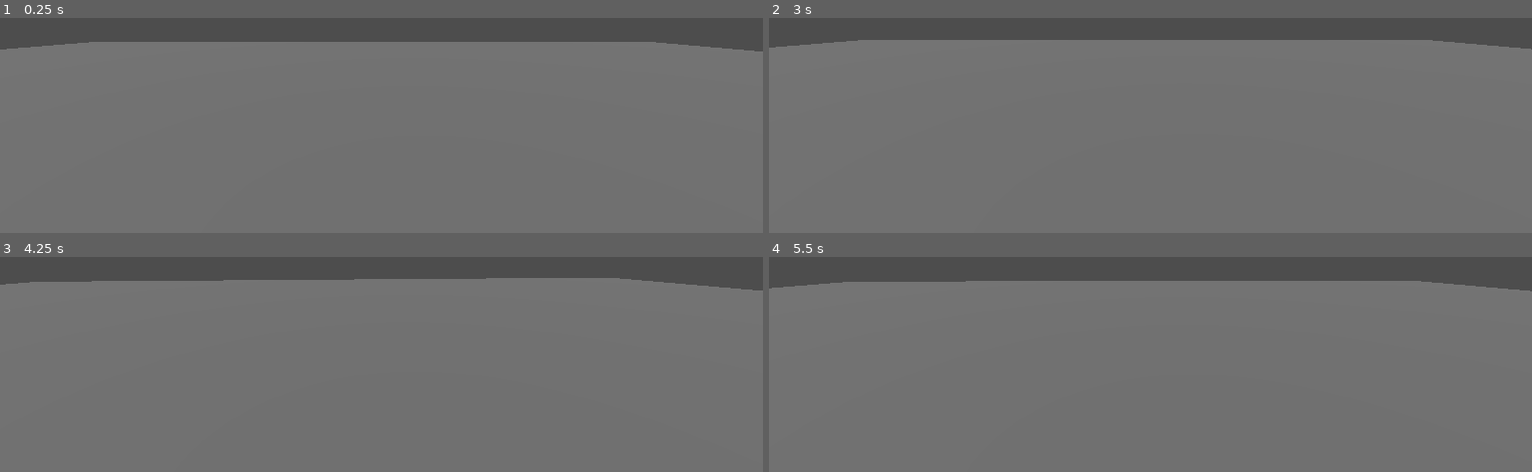
Above: before the commit, frames 1-4 (two rows, left to right).
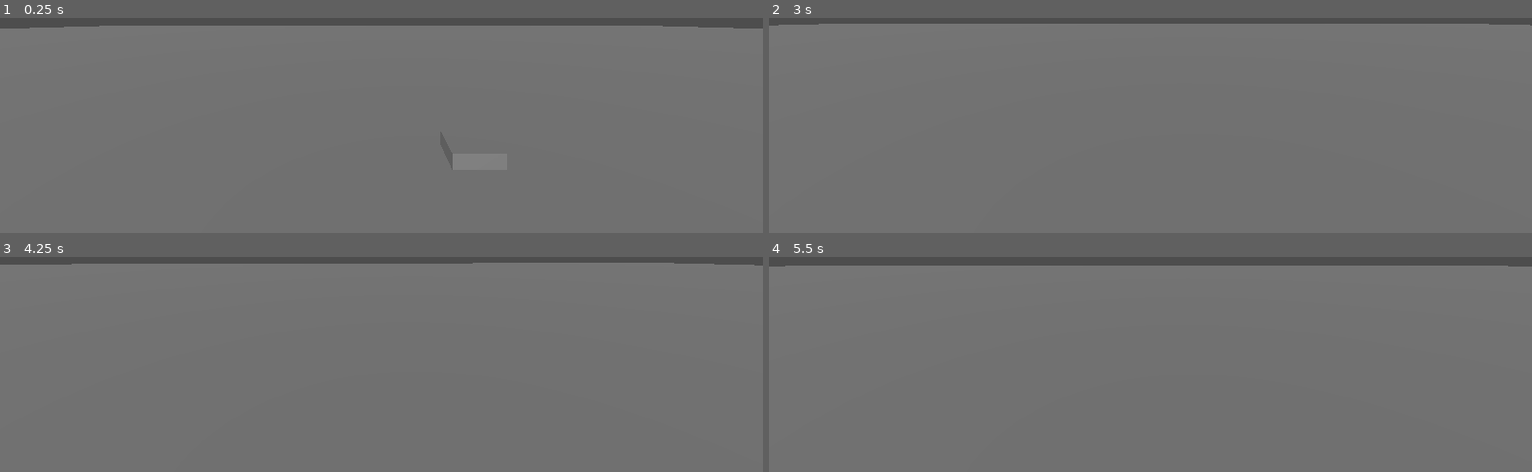
Above: after the commit, the same moments.

Repository: Votline/Run_Away
Game: Godot game, scene res://Scenes/main.tscn
Two runs of this game, one before a commit and one after it. Both use one fixed random seed, a clock stepped at 60 frames per second and the inputs below.
Inputs (mouse positions are in pixels of both pictures, inside the frame that each line leads up to):
- Up to frame 1 (0.25 s): no input
- Up to frame 2 (3 s): tap Enter at 0.5, 2.75 s; move the mouse to (outside the picture) at 0.52 s; hold Ctrl (crouch) 0.53-1.28 s; hold W (move_forward) from 0.53 s (still down); tap Shift (run) at 0.8, 1.35, 2.3, 2.85 s; move the mouse to (1112, 20) at 1.27 s; tap Ctrl (crouch) at 1.55 s; tap Space at 2 s; move the mouse to (outside the picture) at 2.02 s; hold Ctrl (crouch) 2.03-2.78 s; move the mouse to (1142, 24) at 2.77 s
- Up to frame 3 (4.25 s): keep holding W (move_forward); tap Ctrl (crouch) at 3.05 s; tap Space at 3.5 s; move the mouse to (434, 263) at 3.52 s; hold Ctrl (crouch) from 3.53 s (still down); tap Shift (run) at 3.8 s
- Up to frame 4 (5.5 s): keep holding W (move_forward); tap Enter at 4.25 s; move the mouse to (outside the picture) at 4.27 s; release Ctrl (crouch) at 4.28 s; tap Shift (run) at 4.35, 5.3 s; tap Ctrl (crouch) at 4.55 s; tap Space at 5 s; move the mouse to (1158, 257) at 5.02 s; hold Ctrl (crouch) from 5.03 s (still down)

The runs differ from the first frame. In frame 1, 7.9% of the frame differs, in the area x 0-100%, y 3-16%; in frame 2, 8.0%, in the area x 0-100%, y 2-15%; in frame 3, 8.0%; in frame 4, 7.7%.

Commit message:
Character controller with mouse controller[1]

Diff:
--- /dev/null
+++ b/Entities/Players/BobbysMovement.gd
@@ -0,0 +1,64 @@
+extends CharacterBody3D
+
+var direction; var input_dir; var isMoving: bool; var isRunning: bool; var isCrouching: bool; var isSliding: bool #Move
+var current_speed:float; var walk_speed:float; var run_speed: float; var crouch_speed: float #Speed
+var gravity: float
+
+
+@onready var head = $Head; @onready var camera = $Head/Camera3D #Head and Camera for MouseController
+@onready var sensitivity: float = 0.001 #Sens for mousecontroller
+
+func _unhandled_input(event): #Input handler
+	if event is InputEventMouseMotion: #Mouse handler
+		head.rotate_y(-event.relative.x * sensitivity) #Rotate head
+		camera.rotate_x(-event.relative.y * sensitivity) #Rotate camera
+		camera.rotation.x = clamp(camera.rotation.x, deg_to_rad(-90), deg_to_rad(90)) #Camera clamp, now cant do somersaults
+
+func _ready():
+	Input.set_mouse_mode(Input.MOUSE_MODE_CAPTURED) #hide mouse
+	isMoving=false; isRunning=false; isCrouching=false; isSliding=false
+	current_speed=0; walk_speed=5; run_speed=10; crouch_speed=2;
+	gravity = 9.8
+
+func _process(delta):
+	print(current_speed)
+	slide(delta)
+	move(delta)
+	crouch()
+	run()
+
+func move(delta):
+	if not is_on_floor(): #if character not on floor
+		velocity.y -= gravity * delta #increasing the speed of the fall
+
+	input_dir=Input.get_vector("move_left", "move_right", "move_forward", "move_back") #Get inputs
+	direction=(head.transform.basis * Vector3(input_dir.x, 0, input_dir.y)).normalized() #Making direction with character orientation
+	if direction:
+		isMoving=true; current_speed=lerp(current_speed, walk_speed, 0.02) #Smooth speed
+	else:
+		isMoving=false; current_speed=0
+	velocity.x = direction.x * current_speed #Move the character along X axis
+	velocity.z = direction.z * current_speed #Move the character along Z axis
+	move_and_slide()
+
+func run():
+	if !isSliding:
+		if isMoving && !isCrouching && Input.is_action_pressed("run"):
+			isRunning=true; current_speed=lerp(current_speed, run_speed, 0.07)
+		if isRunning && Input.is_action_just_released("run"):
+			isRunning=false
+func crouch():
+	if !isSliding:
+		if !isRunning && Input.is_action_pressed("crouch"):
+			isCrouching=true; current_speed=lerp(current_speed, crouch_speed, 0.07)
+		if isCrouching && Input.is_action_just_released("crouch"):
+			isCrouching=false
+func slide(delta):
+	if current_speed>9.7 && Input.is_action_pressed("crouch"): isSliding=true
+	if isSliding && current_speed > 3:
+		current_speed=lerp(current_speed, crouch_speed, 0.01)
+		translate(Vector3.FORWARD * current_speed * delta)
+	else:
+		isSliding=false;
+func physics():
+	pass
--- a/Entities/Players/MouseController.gd
+++ /dev/null
@@ -1,16 +0,0 @@
-extends CharacterBody3D
-
-@onready var head = $Head; @onready var camera = $Head/Camera3D
-@onready var sensitivity: float = 0.001
-
-func _ready():
-	Input.set_mouse_mode(Input.MOUSE_MODE_CAPTURED)
-
-func _process(delta):
-	pass
-
-func _unhandled_input(event):
-	if event is InputEventMouseMotion:
-		head.rotate_y(-event.relative.x * sensitivity)
-		camera.rotate_x(-event.relative.y * sensitivity)
-		#camera.rotation.x = clamp(camera.rotation.x, deg_to_rad(-40), deg_to_rad(-60))
--- a/Entities/Players/MovementController.gd
+++ /dev/null
@@ -1,54 +0,0 @@
-extends CharacterBody3D
-
-var move_direction: Vector3; var isMoving: bool; var isRunning: bool; var isCrouching: bool; var isSliding: bool #Move
-var current_speed:float; var walk_speed:float; var run_speed: float; var crouch_speed: float #Speed
-var gravity: float
-
-
-func _ready():
-	isMoving=false; isRunning=false; isCrouching=false; isSliding=false
-	current_speed=0; walk_speed=5; run_speed=10; crouch_speed=2;
-	gravity = 9.8
-
-
-func _process(delta):
-	print(current_speed)
-	slide(delta)
-	move(delta)
-	crouch()
-	run()
-func move(delta):
-	move_direction = Vector3(
-		Input.get_axis('move_left', 'move_right'),
-		0,
-		Input.get_axis('move_forward', 'move_back')
-		)
-	if move_direction.x == 0 && move_direction.z == 0 && !isSliding:
-		isMoving=false; current_speed=0; return
-
-	isMoving=true
-	if !isSliding:
-		if !isCrouching && !isSliding && !isRunning:
-			current_speed=lerp(current_speed, walk_speed, 0.02)
-		translate(move_direction * current_speed * delta)
-func run():
-	if !isSliding:
-		if isMoving && !isCrouching && Input.is_action_pressed("run"):
-			isRunning=true; current_speed=lerp(current_speed, run_speed, 0.07)
-		if isRunning && Input.is_action_just_released("run"):
-			isRunning=false
-func crouch():
-	if !isSliding:
-		if !isRunning && Input.is_action_pressed("crouch"):
-			isCrouching=true; current_speed=lerp(current_speed, crouch_speed, 0.07)
-		if isCrouching && Input.is_action_just_released("crouch"):
-			isCrouching=false
-func slide(delta):
-	if current_speed>9.7 && Input.is_action_pressed("crouch"): isSliding=true
-	if isSliding && current_speed > 2:
-		current_speed=lerp(current_speed, crouch_speed, 0.01)
-		translate(Vector3.FORWARD * current_speed * delta)
-	else:
-		isSliding=false;
-func physics():
-	pass
--- a/Entities/Players/player(bobby).tscn
+++ b/Entities/Players/player(bobby).tscn
@@ -1,19 +1,14 @@
-[gd_scene load_steps=5 format=3 uid="uid://d4gd7rsrno8ut"]
+[gd_scene load_steps=4 format=3 uid="uid://d4gd7rsrno8ut"]
 
-[ext_resource type="Script" path="res://Entities/Players/MouseController.gd" id="1_458m2"]
+[ext_resource type="Script" path="res://Entities/Players/BobbysMovement.gd" id="1_5euec"]
 
 [sub_resource type="CapsuleShape3D" id="CapsuleShape3D_2hytx"]
 
 [sub_resource type="CapsuleMesh" id="CapsuleMesh_6p41u"]
 
-[sub_resource type="GDScript" id="GDScript_q2egf"]
-script/source = "extends Camera3D
-
-"
-
 [node name="Player(Bobby)" type="CharacterBody3D"]
 transform = Transform3D(0.08, 0, 0, 0, 0.1, 0, 0, 0, 0.08, 0, 0, 0)
-script = ExtResource("1_458m2")
+script = ExtResource("1_5euec")
 
 [node name="CollisionShape3D" type="CollisionShape3D" parent="."]
 shape = SubResource("CapsuleShape3D_2hytx")
@@ -25,4 +20,3 @@
 
 [node name="Camera3D" type="Camera3D" parent="Head"]
 transform = Transform3D(12.5, 0, 0, 0, 10, 0, 0, 0, 12.5, 0, 0.634756, -0.188319)
-script = SubResource("GDScript_q2egf")
--- a/Scenes/main.tscn
+++ b/Scenes/main.tscn
@@ -1,24 +1,44 @@
-[gd_scene load_steps=4 format=3 uid="uid://bfajcs3jyx58k"]
+[gd_scene load_steps=6 format=3 uid="uid://bfajcs3jyx58k"]
 
 [ext_resource type="PackedScene" uid="uid://d4gd7rsrno8ut" path="res://Entities/Players/player(bobby).tscn" id="1_d3r48"]
 
+[sub_resource type="BoxShape3D" id="BoxShape3D_prbr3"]
+
+[sub_resource type="BoxMesh" id="BoxMesh_w5o2j"]
+
 [sub_resource type="BoxShape3D" id="BoxShape3D_0l6nw"]
+size = Vector3(1, 1.00891, 1)
 
 [sub_resource type="BoxMesh" id="BoxMesh_4mnxp"]
 
 [node name="Main" type="Node"]
 
-[node name="Ground" type="StaticBody3D" parent="."]
-transform = Transform3D(4, 0, 0, 0, 0.03, 0, 0, 0, 4, 0, 0, 0.000454411)
+[node name="Ground" type="Node3D" parent="."]
 
-[node name="CollisionShape3D" type="CollisionShape3D" parent="Ground"]
+[node name="Cube" type="StaticBody3D" parent="Ground"]
+
+[node name="CollisionShape3D" type="CollisionShape3D" parent="Ground/Cube"]
+transform = Transform3D(0.1, 0, 0, 0, -0.03, -1.74846e-08, 0, -5.24537e-09, 0.1, 1.58122, 0.787187, -4.91679)
+shape = SubResource("BoxShape3D_prbr3")
+
+[node name="MeshInstance3D" type="MeshInstance3D" parent="Ground/Cube"]
+transform = Transform3D(0.847541, 0, 0, 0, -0.254262, -1.48189e-07, 0, -4.44566e-08, 0.847541, 1.58122, 0.787187, -4.91679)
+mesh = SubResource("BoxMesh_w5o2j")
+skeleton = NodePath("")
+
+[node name="Plane" type="StaticBody3D" parent="Ground"]
+
+[node name="CollisionShape3D" type="CollisionShape3D" parent="Ground/Plane"]
+transform = Transform3D(172.947, 0, 0, 0, 1.29711, 0, 0, 0, 172.947, 0, 0.00577934, 0.000454411)
 shape = SubResource("BoxShape3D_0l6nw")
 
-[node name="MeshInstance3D" type="MeshInstance3D" parent="Ground"]
+[node name="MeshInstance3D" type="MeshInstance3D" parent="Ground/Plane"]
+transform = Transform3D(172.947, 0, 0, 0, 1.29711, 0, 0, 0, 172.947, 0, 0, 0.000454411)
 mesh = SubResource("BoxMesh_4mnxp")
+skeleton = NodePath("")
 
 [node name="DirectionalLight3D" type="DirectionalLight3D" parent="."]
-transform = Transform3D(0.921109, 0.135674, -0.364899, 0.103351, 0.818456, 0.565198, 0.375337, -0.558322, 0.739865, -0.510462, 1.06878, 1.26501)
+transform = Transform3D(0.921109, 0.135674, -0.3649, 0.103351, 0.818456, 0.565198, 0.375337, -0.558322, 0.739864, -2.05409, 18.0682, 17.9444)
 
 [node name="Player(Bobby)" parent="." instance=ExtResource("1_d3r48")]
-transform = Transform3D(0.08, 0, 0, 0, 0.1, 0, 0, 0, 0.08, 0.0653783, 0.119945, 0.00470328)
+transform = Transform3D(1, 0, 0, 0, 1.25, 0, 0, 0, 1, 0.0653783, 2.52758, 0.00470328)
